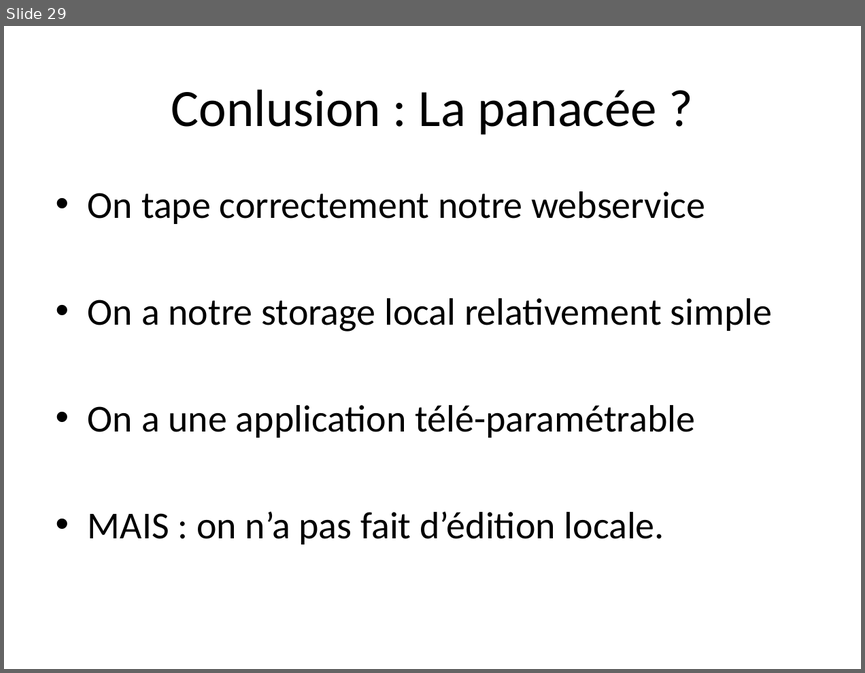
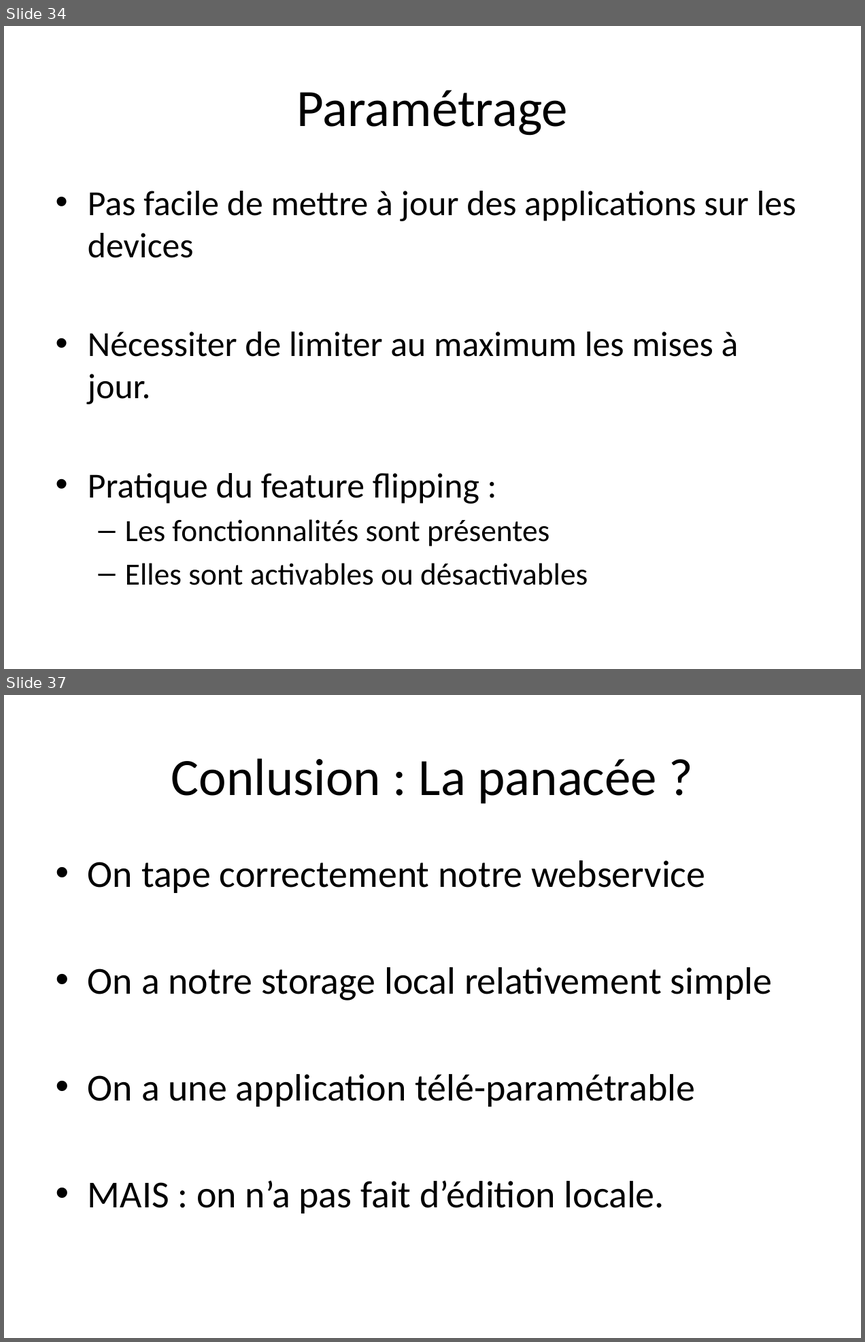
Before and after one commit to TheCopycat/protobuf-powered-android, a slide deck: protobuf-powered.pptx. Shown one above the other, each under a label of ours: slide 29 before the commit, slides 34 and 37 after it; the slides between them are not shown. The pictures are 865x673 and 865x1342 pixels, drawn with LibreOffice and Linux fonts; fonts in the diff are those of the drawing. Boxes give left, top, right and bottom in pixels: in the first picture for what was removed or moved away, otherwise in the second. Text is boxed around its words. In the diff, an @@ line names an element or a change of style, - is before the commit and + after.

```diff
--- a/protobuf-powered.pptx
+++ b/protobuf-powered.pptx
@@ slide 34 added at (4, 26, 861, 669), background #FFFFFF @@
@@ title added at (297, 90, 568, 135), 44 pt, text #000000 @@
+Paramétrage
@@ text added at (88, 191, 796, 585), 29.6 pt, text #000000 @@
+• Pas facile de mettre à jour des applications sur les devices
+• Nécessiter de limiter au maximum les mises à jour.
+• Pratique du feature flipping :
+  – Les fonctionnalités sont présentes
+  – Elles sont activables ou désactivables
@@ what was slide 29 is now slide 37 @@
```
Also in this commit, not shown: 1 slide changed, 7 other slides added, 33 other files.
